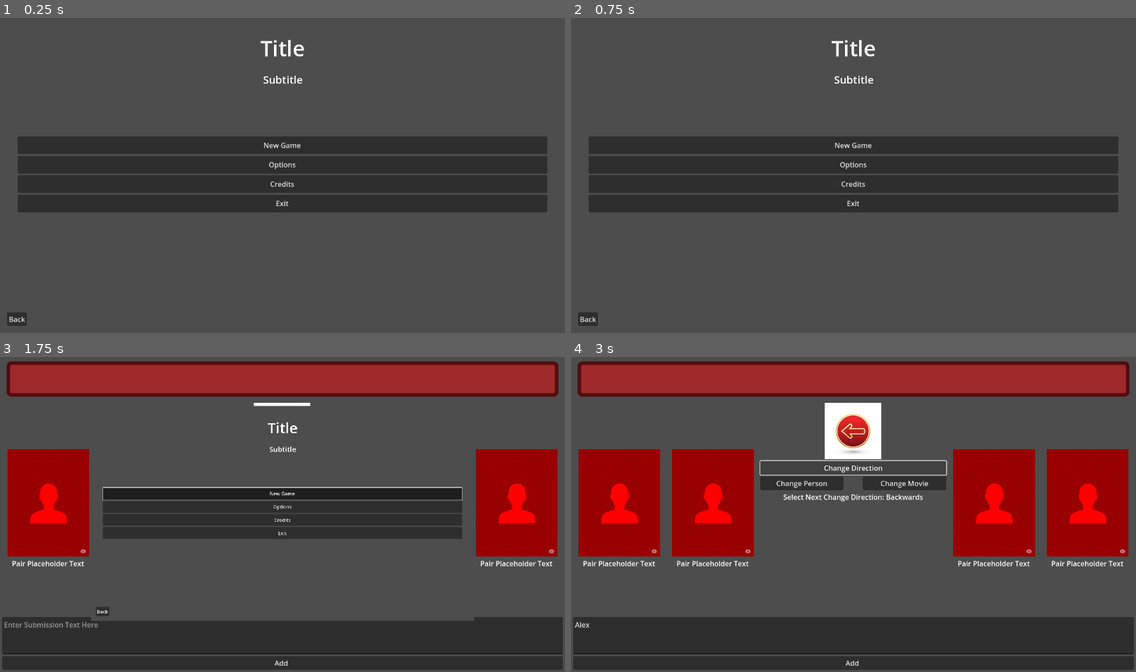
Above: before the commit, frames 1-4 (two rows, left to right).
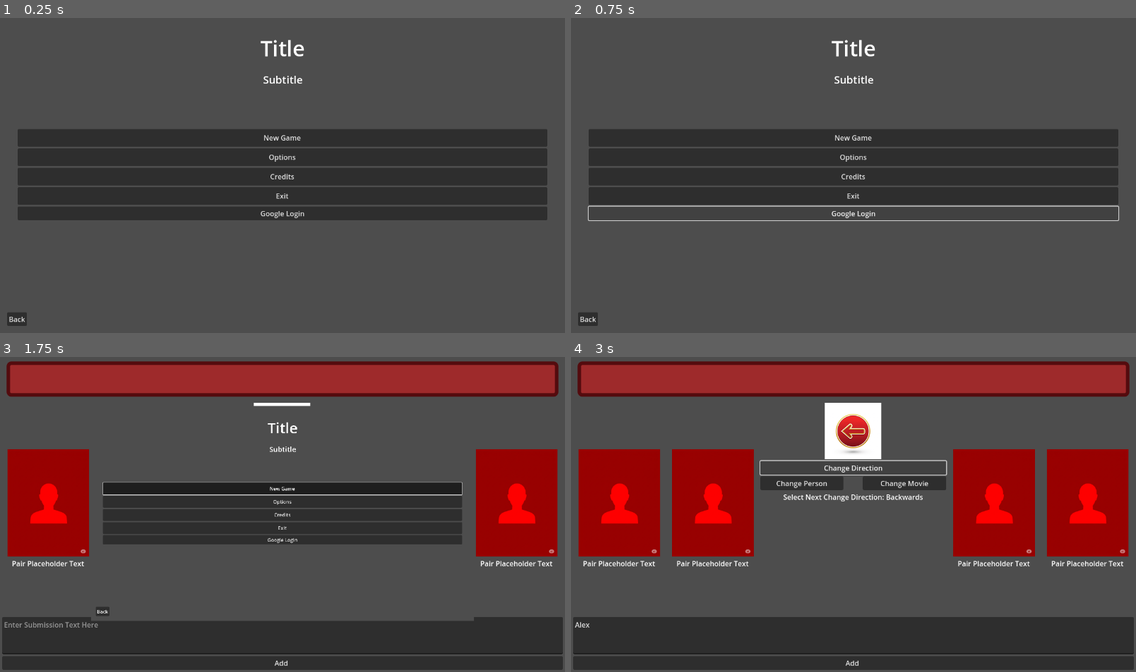
Above: after the commit, the same moments.

Repository: PlanetAriumGameStudio/movie-bluff-gameapp
Game: Godot game, scene res://scenes/menus/main_menu/main_menu.tscn
Two runs of this game, one before a commit and one after it. Both use one fixed random seed, a clock stepped at 60 frames per second and the inputs below.
Inputs (mouse positions are in pixels of both pictures, inside the frame that each line leads up to):
- Up to frame 1 (0.25 s): no input
- Up to frame 2 (0.75 s): click (853, 213) at 0.5 s, where only the run after the commit has a clickable "Google Login"
- Up to frame 3 (1.75 s): click "New Game" at 1.25 s
- Up to frame 4 (3 s): click (853, 634) at 2.02 s; type "Alex" at 2.1 s; click "Change Direction" at 2.75 s

The runs differ from the first frame. In frame 1, 8.0% of the frame differs, in the area x 3-97%, y 35-65%; in frame 2, 6.2%; in frame 3, 3.7%; in frame 4, nothing differs.
Error in both runs: Invalid access to property or key 'images' on a base object of type 'Nil'. (res://scenes/menus/main_menu/main_menu.gd:16)

Commit message:
feat: add login manager for handling one time login via google oidc

Diff:
--- a/scenes/game_scenes/daily_buff.gd
+++ b/scenes/game_scenes/daily_buff.gd
@@ -4,7 +4,7 @@
 @onready var movie_bluff_api = $HTTPRequest
 
 # Uses provided API Url:Port from config
-const daily_api_format_string = "%s:%s/daily"
+const daily_api_format_string = "%s:%s/games/daily"
 const movie_credits_api_format_string = "%s:%s/movie/%d/cast"
 const person_credits_api_format_string = "%s:%s/person/%d/credits"
 
@@ -82,7 +82,6 @@
 	if result == 0:
 		var json = JSON.parse_string(body.get_string_from_utf8())
 		print("Submissing results")
-		print(json)
 	else:
 		print("Non-Zero Status in Request Response: %d", result)
 
--- a/scenes/menus/main_menu/main_menu.gd
+++ b/scenes/menus/main_menu/main_menu.gd
@@ -3,18 +3,27 @@
 @onready var httpReq:HTTPRequest = $HTTPRequest
 
 const config_api_format_string = "%s:%s/config"
+var session_token: String = ""
 
 func _ready():
 	httpReq.request_completed.connect(_get_config, ConnectFlags.CONNECT_ONE_SHOT)
-	print(config_api_format_string % [Globals.BLUFF_API_BASE_ADDRESS, Globals.BLUFF_API_PORT])
 	var err = httpReq.request(config_api_format_string % [Globals.BLUFF_API_BASE_ADDRESS, Globals.BLUFF_API_PORT])
 	if err != OK:
 		push_error(err)
 
 func _get_config(result, response_code, headers, body):
 	var json = JSON.parse_string(body.get_string_from_utf8())
-	print(type_string(typeof(json["images"]["poster_sizes"])))
 	Globals.set_movie_poster_sizes(json["images"]["poster_sizes"])
 	Globals.set_person_profile_sizes(json["images"]["profile_sizes"])
 	Globals.set_image_base_url(json["images"]["base_url"])
 	print("Config from API set")
+
+func _on_login_manager_login_succeeded(session_token: Variant) -> void:
+	# TODO disable login button when logged in, visualize login info/personal info
+	self.session_token = session_token
+	# You can now store this token and use it for authenticated API calls.
+	print("My session token is: %s" % session_token)
+
+
+func _on_login_manager_login_failed(error_message: Variant) -> void:
+	print("Login failed: %s" % error_message)
--- a/scenes/menus/main_menu/main_menu.tscn
+++ b/scenes/menus/main_menu/main_menu.tscn
@@ -1,11 +1,24 @@
-[gd_scene load_steps=3 format=3 uid="uid://cmex6wp7ewj41"]
+[gd_scene load_steps=4 format=3 uid="uid://cmex6wp7ewj41"]
 
 [ext_resource type="PackedScene" uid="uid://bmtakdh44464q" path="res://core/scenes/menus/main_menu/main_menu.tscn" id="1_kx65a"]
 [ext_resource type="Script" uid="uid://dqhoas3fswheu" path="res://scenes/menus/main_menu/main_menu.gd" id="2_flk2s"]
+[ext_resource type="Script" uid="uid://xk6tdr6km1i4" path="res://scripts/login_manager.gd" id="3_gm7d7"]
 
 [node name="MainMenu" instance=ExtResource("1_kx65a")]
 script = ExtResource("2_flk2s")
 game_scene_path = "uid://7qt1dp4hjbjs"
 options_packed_scene = null
 
+[node name="Login Button" type="Button" parent="MenuContainer/MenuButtonsMargin/MenuButtonsContainer/MenuButtonsBoxContainer" index="4"]
+unique_name_in_owner = true
+layout_mode = 2
+text = "Google Login"
+
 [node name="HTTPRequest" type="HTTPRequest" parent="." index="5"]
+
+[node name="LoginManager" type="Node" parent="." index="6"]
+script = ExtResource("3_gm7d7")
+
+[connection signal="pressed" from="MenuContainer/MenuButtonsMargin/MenuButtonsContainer/MenuButtonsBoxContainer/Login Button" to="LoginManager" method="start_login_flow"]
+[connection signal="login_failed" from="LoginManager" to="." method="_on_login_manager_login_failed"]
+[connection signal="login_succeeded" from="LoginManager" to="." method="_on_login_manager_login_succeeded"]
--- /dev/null
+++ b/scripts/login_manager.gd
@@ -0,0 +1,159 @@
+extends Node
+
+# Emitted when the login flow completes, successfully or not.
+signal login_succeeded(session_token)
+signal login_failed(error_message)
+
+# --- Configuration ---
+const SERVER_BASE_URL = "http://localhost:8080"
+const POLLING_INTERVAL_SECONDS = 2.0 # Poll every 2 seconds
+const POLLING_TIMEOUT_SECONDS = 300  # 5 minutes, should match server's state expiration
+
+# --- Internal State ---
+var _state: String = ""
+var _is_polling: bool = false
+
+# --- Node References ---
+var _initial_request: HTTPRequest
+var _polling_request: HTTPRequest
+var _polling_timer: Timer
+var _timeout_timer: Timer
+
+func _ready():
+	# Create nodes programmatically for better encapsulation.
+	_initial_request = HTTPRequest.new()
+	_polling_request = HTTPRequest.new()
+	_polling_timer = Timer.new()
+	_timeout_timer = Timer.new()
+
+	# It's good practice to name nodes for easier debugging if needed.
+	_initial_request.name = "InitialAuthRequest"
+	_polling_request.name = "PollingAuthRequest"
+	_polling_timer.name = "PollingTimer"
+	_timeout_timer.name = "TimeoutTimer"
+
+	add_child(_initial_request)
+	add_child(_polling_request)
+	add_child(_polling_timer)
+	add_child(_timeout_timer)
+
+	# Connect signals to their handlers.
+	_initial_request.request_completed.connect(_on_initial_request_completed)
+	_polling_request.request_completed.connect(_on_polling_request_completed)
+	_polling_timer.timeout.connect(_poll_for_status)
+	_timeout_timer.timeout.connect(_on_polling_timeout)
+
+# --- Public API ---
+
+# Call this method from a UI button or on startup to begin the login process.
+func start_login_flow():
+	if _is_polling:
+		print("Login flow is already in progress.")
+		return
+
+	print("Starting login flow...")
+	var url = SERVER_BASE_URL + "/auth/google/url"
+
+	# The previous script had a bug where it didn't disable redirects.
+	# While not strictly necessary for this endpoint, it's good practice.
+	_initial_request.max_redirects = 0
+
+	var error = _initial_request.request(url)
+	if error != OK:
+		print("Error initiating login request: %s" % error)
+		emit_signal("login_failed", "Could not connect to the server.")
+
+# --- Signal Handlers ---
+
+# Step 1: Handle the response from /auth/google/url
+func _on_initial_request_completed(result, response_code, headers, body):
+	if result != HTTPRequest.RESULT_SUCCESS or response_code != 200:
+		print("Failed to get auth URL. Code: %s" % response_code)
+		emit_signal("login_failed", "The server did not provide a valid login URL.")
+		return
+
+	var json_result = JSON.parse_string(body.get_string_from_utf8())
+	if not json_result or not json_result.has("url") or not json_result.has("state"):
+		print("Invalid response from server when getting auth URL.")
+		emit_signal("login_failed", "Received an invalid response from the server.")
+		return
+
+	var auth_url = json_result["url"]
+	_state = json_result["state"]
+
+	print("Received auth URL. Opening in user's browser...")
+	OS.shell_open(auth_url)
+
+	# Step 2: Start the polling process
+	_is_polling = true
+	_polling_timer.wait_time = POLLING_INTERVAL_SECONDS
+	_polling_timer.start()
+
+	_timeout_timer.wait_time = POLLING_TIMEOUT_SECONDS
+	_timeout_timer.start()
+
+	# Trigger the first poll immediately without waiting for the timer.
+	_poll_for_status()
+
+
+# Step 3: Poll the /auth/status/{state} endpoint
+func _poll_for_status():
+	if not _is_polling:
+		return
+
+	print("Polling for status with state: %s" % _state)
+	var url = "%s/auth/status/%s" % [SERVER_BASE_URL, _state]
+	_polling_request.request(url)
+
+
+# Step 4: Handle the response from the polling request
+func _on_polling_request_completed(result, response_code, headers, body):
+	if not _is_polling:
+		return
+
+	if result != HTTPRequest.RESULT_SUCCESS:
+		_stop_polling()
+		emit_signal("login_failed", "A network error occurred while checking login status.")
+		return
+
+	match response_code:
+		200: # Success! Login is complete.
+			print("Login successful!")
+			_stop_polling()
+			var json_result = JSON.parse_string(body.get_string_from_utf8())
+			if json_result and json_result.has("token"):
+				var session_token = json_result["token"]
+				print("Received session token.")
+				emit_signal("login_succeeded", session_token)
+			else:
+				emit_signal("login_failed", "Server reported success but did not provide a token.")
+
+		202: # Accepted. The user has not finished logging in yet.
+			print("Login is still pending... will poll again shortly.")
+			# The timer will automatically fire again, so we do nothing here.
+
+		_: # Any other code is a failure (404, 500, etc.).
+			print("Login failed with status code: %s" % response_code)
+			_stop_polling()
+			emit_signal("login_failed", "Login failed or was cancelled by the user.")
+
+
+func _on_polling_timeout():
+	if _is_polling:
+		print("Login flow timed out after %d seconds." % POLLING_TIMEOUT_SECONDS)
+		_stop_polling()
+		emit_signal("login_failed", "The login request timed out.")
+
+# --- Helper Functions ---
+
+func _stop_polling():
+	if _is_polling:
+		print("Stopping the polling process.")
+		_is_polling = false
+		_polling_timer.stop()
+		_timeout_timer.stop()
+		_state = ""
+
+
+func _on_login_button_pressed() -> void:
+	pass # Replace with function body.
Not shown, added: scripts/login_manager.gd.uid
